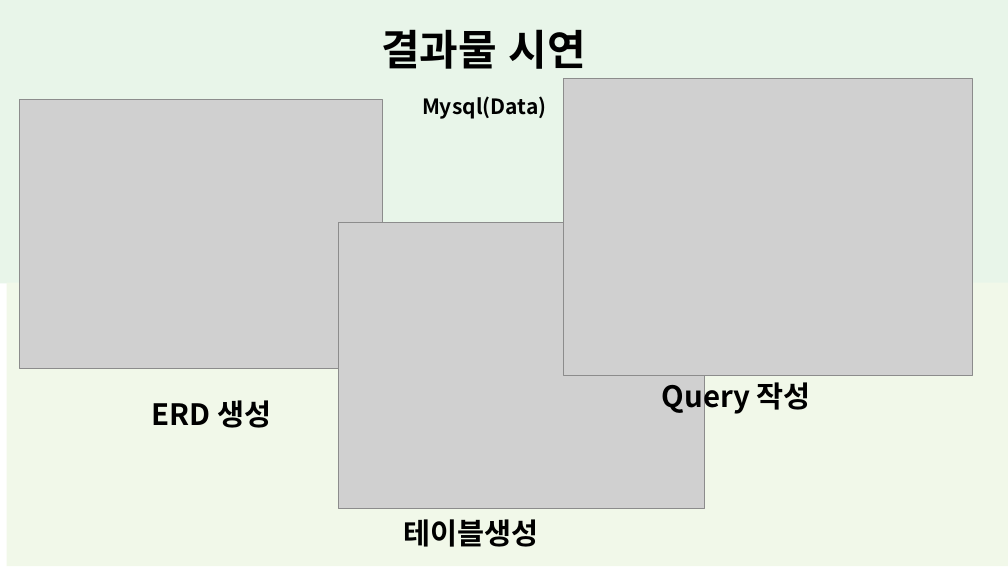
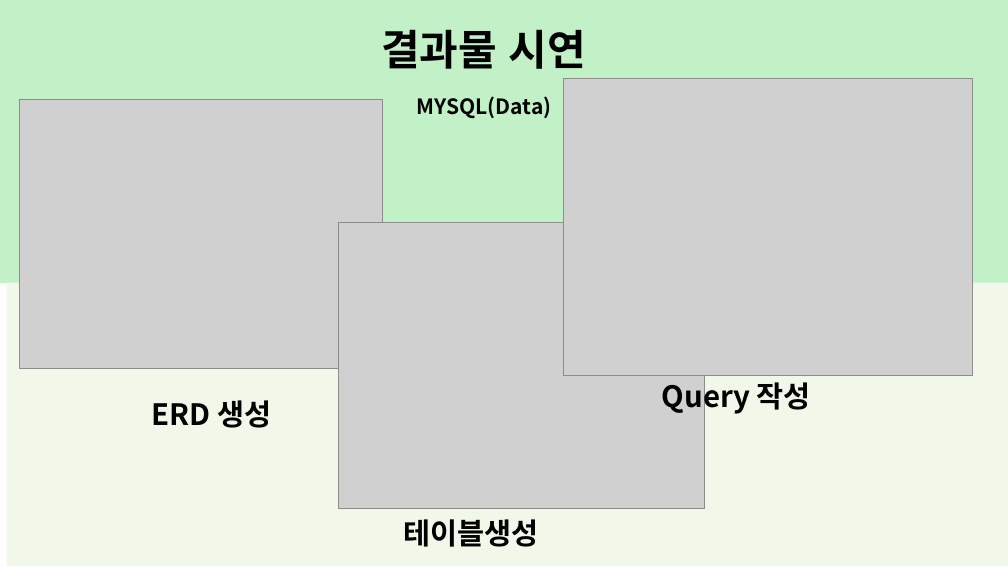
Before and after one commit to SKNETWORKS-FAMILY-AICAMP/SKN20-1ST-5TEAM-, a slide deck: slide 11 of 발표/5조최종.pptx. Drawn at 1008x567 pixels with LibreOffice and Linux fonts; fonts in the diff are those of the drawing; grey boxes stand for pictures. Boxes give left, top, right and bottom in pixels: in the first picture for what was removed or moved away, otherwise in the second. Text is boxed around its words. In the diff, an @@ line names an element or a change of style, - is before the commit and + after.

```diff
--- a/발표/5조최종.pptx
+++ b/발표/5조최종.pptx
@@ rectangle at (x1=0, y1=0, x2=1008, y2=284): fill #E8F5E9 to #C2F1C8 @@
@@ text at (x1=417, y1=96, x2=552, y2=119): text changed @@
-Mysql(Data)
+MYSQL(Data)
```
Also in this commit, not shown: 16 other slides changed, 1 slide added.
